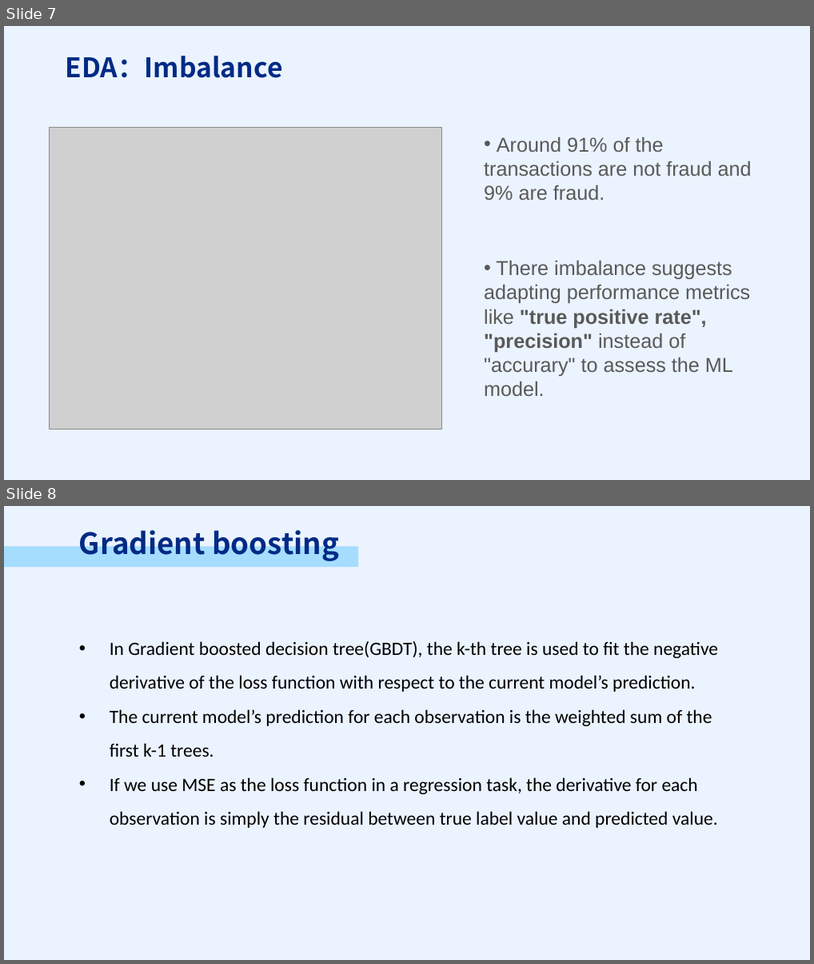
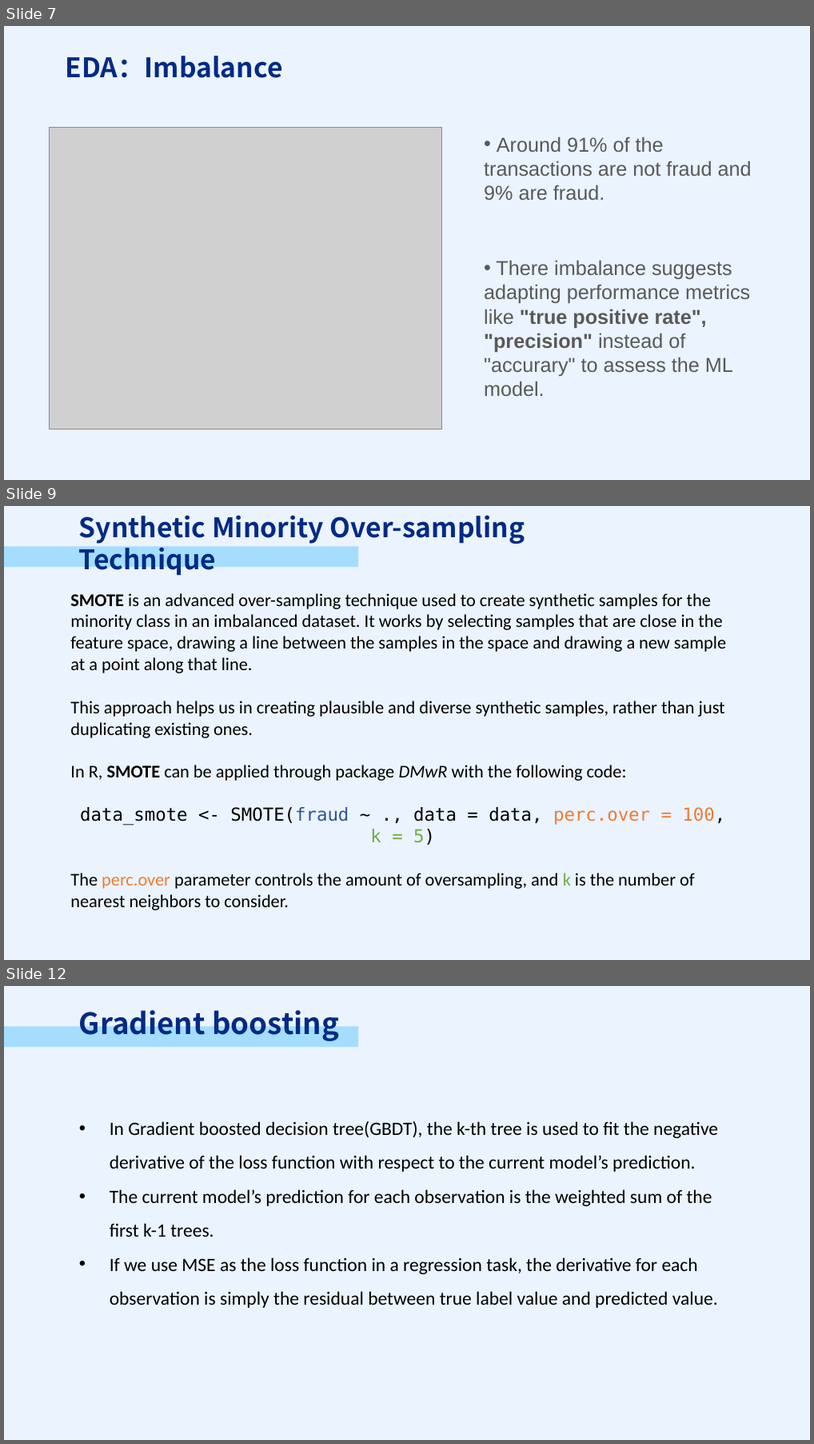
Before and after one commit to PSTAT197-F23/PSTAT197A_FP_Group1, a slide deck: scripts/drafts/PRESENTATION.pptx. Shown one above the other, each under a label of ours: slides 7 and 8 before the commit, slides 7, 9 and 12 after it; the slides between them are not shown. The pictures are 814x964 and 814x1444 pixels, drawn with LibreOffice and Linux fonts; fonts in the diff are those of the drawing; grey boxes stand for pictures. Boxes give left, top, right and bottom in pixels: in the first picture for what was removed or moved away, otherwise in the second. Text is boxed around its words. In the diff, an @@ line names an element or a change of style, - is before the commit and + after.

```diff
--- a/scripts/drafts/PRESENTATION.pptx
+++ b/scripts/drafts/PRESENTATION.pptx
@@ slide 9 added at (4,506,810,960), background #EBF3FE @@
@@ text added at (79,515,526,576), 24 pt, text #002A85, bold @@
+Synthetic Minority Over-sampling Technique
@@ rectangle added at (4,546,359,568), fill #A5DDFF @@
@@ text added at (70,593,726,910), 16 pt, text #000000 @@
+SMOTE is an advanced over-sampling technique used to create synthetic samples for the minority class in an imbalanced dataset. It works by selecting samples that are close in the feature space, drawing a line between the samples in the space and drawing a new sample at a point along that line.
+This approach helps us in creating plausible and diverse synthetic samples, rather than just duplicating existing ones.
+In R, SMOTE can be applied through package DMwR with the following code:
+data_smote <- SMOTE(fraud ~ ., data = data, perc.over = 100, k = 5)
+The perc.over parameter controls the amount of oversampling, and k is the number of nearest neighbors to consider.
@@ what was slide 8 is now slide 12 @@
```
Also in this commit, not shown: 3 other slides added, 4 other files.
